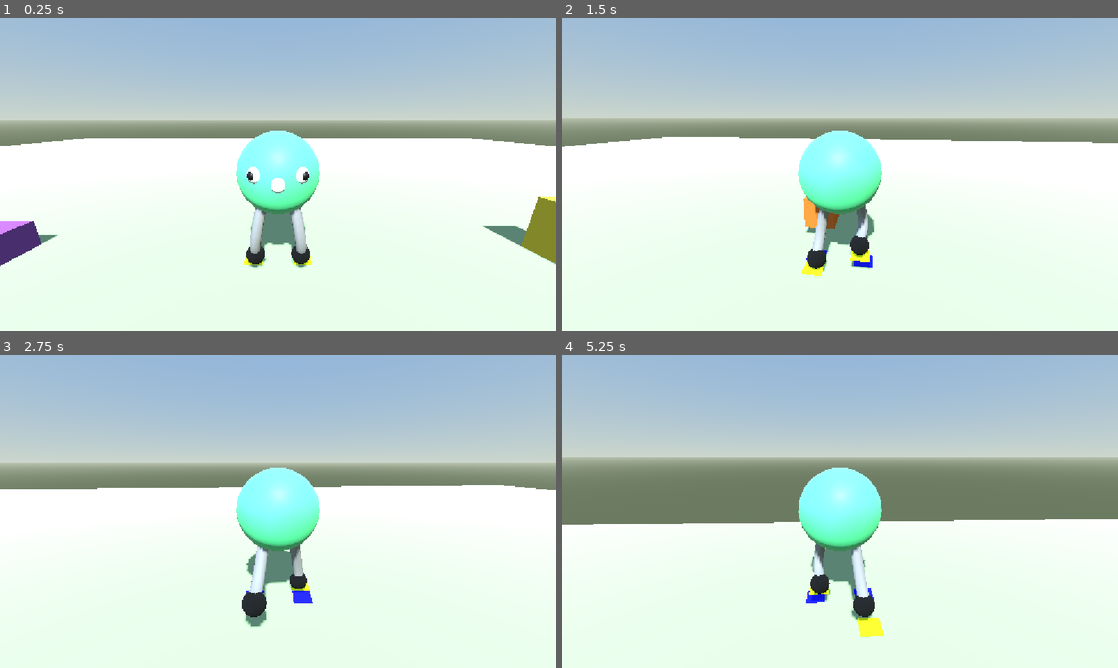
Above: before the commit, frames 1-4 (two rows, left to right).
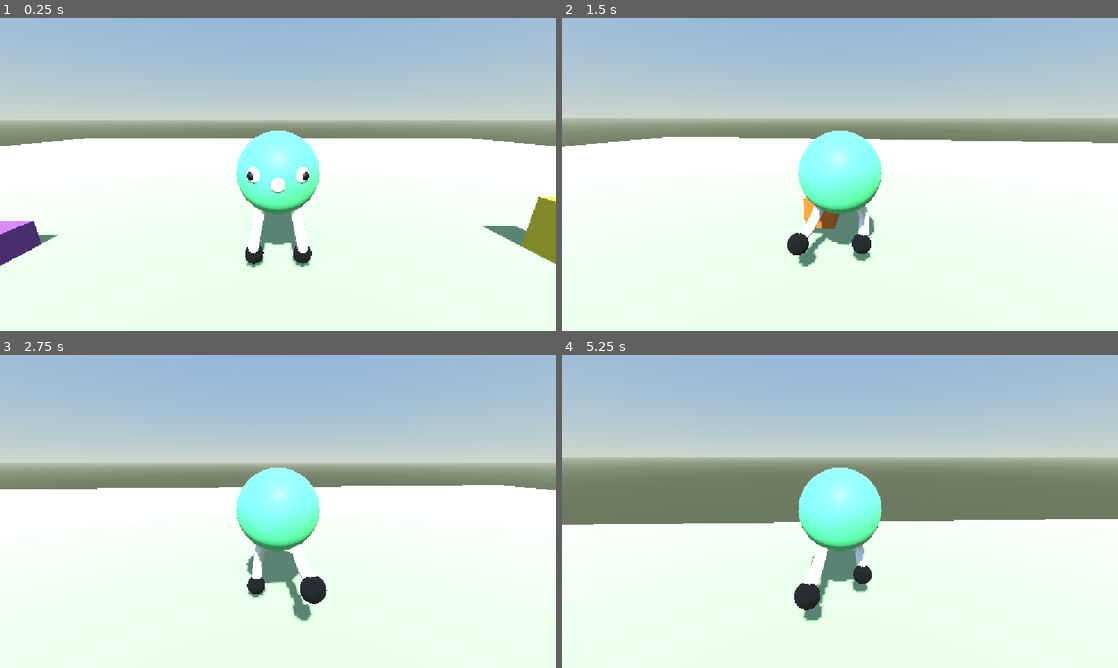
Above: after the commit, the same moments.

Repository: ar-bh/slingshot-boy
Game: Godot game, scene res://player/game.tscn
The game is run twice, just before and just after one commit, with the same random seed, the same clock (stepped at 60 frames per second) and the same inputs.
Inputs (mouse positions are in pixels of both pictures, inside the frame that each line leads up to):
- Up to frame 1 (0.25 s): no input
- Up to frame 2 (1.5 s): tap Enter at 0.5 s; move the mouse to (867, 174) at 0.52 s; hold W (move_forward) from 0.53 s (still down); tap Alt at 0.6 s; tap Space (jump) at 0.77 s; move the mouse to (812, 174) at 1.27 s; tap Shift at 1.35 s
- Up to frame 3 (2.75 s): keep holding W (move_forward); tap Space (jump) at 1.52 s; move the mouse to (289, 505) at 2.02 s; tap Alt at 2.1 s
- Up to frame 4 (5.25 s): keep holding W (move_forward); move the mouse to (834, 517) at 2.77 s; tap Shift at 2.85, 4.35 s; tap Space (jump) at 3.02, 3.77, 4.52 s; move the mouse to (878, 514) at 3.52 s; tap Alt at 3.6, 5.1 s; move the mouse to (795, 508) at 4.27 s; move the mouse to (845, 511) at 5.02 s

The runs differ from the first frame. In frame 1, 0.7% of the frame differs, in the area x 43-57%, y 60-81%; in frame 2, 1.4%; in frame 3, 1.6%; in frame 4, 1.8%, in the area x 41-58%, y 60-91%.

Commit message:
slightly buggy jumping + white legs

Diff:
--- a/player/legs.gd
+++ b/player/legs.gd
@@ -9,10 +9,18 @@
 @export var distance_threshold := 0.55
 @export var step_time := 0.12
 @export var step_height := 0.45
+@export var foot_spring := 10.0
+@export var foot_damping := 1
+@export var foot_gravity := 0
+
 
 var _left_tween: Tween
 var _right_tween: Tween
 var _step_left := true
+
+var _airborne := false
+var _left_foot_vel := Vector3.ZERO
+var _right_foot_vel := Vector3.ZERO
 
 var _thickness_applied := 999.0
 
@@ -42,7 +50,7 @@
 	left_foot_target.top_level = true
 	right_foot_target.top_level = true
 
-func _process(_delta: float) -> void:
+func _process(delta: float) -> void:
 	if Engine.is_editor_hint():
 		return
 
@@ -50,9 +58,18 @@
 	right_constant_pos = right_constant.global_position
 
 	var body := _character()
-	if body != null and not body.is_on_floor():
-		_release_feet()
-		return
+	var airborne := body != null and not body.is_on_floor()
+	if airborne:
+		if not _airborne:
+			_begin_flop(body)
+		_left_foot_vel = _flop_foot(left_foot_target, left_constant, _left_foot_vel, delta)
+		_right_foot_vel = _flop_foot(right_foot_target, right_constant, _right_foot_vel, delta)
+		_airborne = true
+		return
+	if _airborne:
+		_left_foot_vel = Vector3.ZERO
+		_right_foot_vel = Vector3.ZERO
+	_airborne = false
 
 	var left_busy := _left_tween != null and _left_tween.is_running()
 	var right_busy := _right_tween != null and _right_tween.is_running()
@@ -183,3 +200,27 @@
 	var inv := 1.0 / s
 	shoe.position = rest_pos * inv
 	shoe.scale = Vector3.ONE * inv
+
+func _begin_flop(body: CharacterBody3D) -> void:
+	if _left_tween != null:
+		_left_tween.kill()
+	if _right_tween != null:
+		_right_tween.kill()
+	var side := skeleton.global_basis.x
+	side.y = 0.0
+	if side.length_squared() > 0.0001:
+		side = side.normalized()
+	var carry := Vector3(body.velocity.x, 0.0, body.velocity.z)
+	_left_foot_vel = carry - side * 1.5
+	_right_foot_vel = carry + side * 1.5
+
+func _flop_foot(target: Marker3D, constant: Marker3D, vel: Vector3, delta: float) -> Vector3:
+	var pull := constant.global_position - target.global_position
+	vel += pull * foot_spring * delta
+	vel.y -= foot_gravity * delta
+	vel *= exp(-foot_damping * delta)
+	target.global_position += vel * delta
+	if target.global_position.y < 0.0:
+		target.global_position.y = 0.0
+		vel.y = maxf(vel.y, 0.0)
+	return vel
--- a/player/slingshot_boy.tscn
+++ b/player/slingshot_boy.tscn
@@ -19,6 +19,8 @@
 }
 point_count = 12
 
+[sub_resource type="StandardMaterial3D" id="StandardMaterial3D_ekwqv"]
+
 [sub_resource type="Curve3D" id="Curve3D_ekwqv"]
 _data = {
 "points": PackedVector3Array(0, 0, 0, 0, 0, 0, 0.318997, -0.387567, 0, 0, 0, 0, 0, 0, 0, 0.3683684, -0.62475145, 0.0831 …(536 unchanged characters)…
@@ -118,6 +120,9 @@
 [node name="Legs" type="Node3D" parent="SlingshotBody/Skeleton" unique_id=242506008]
 script = ExtResource("3_ekwqv")
 step_height = 0.25
+foot_spring = null
+foot_damping = null
+foot_gravity = null
 
 [node name="LeftPath" type="Path3D" parent="SlingshotBody/Skeleton/Legs" unique_id=1819692393]
 curve = SubResource("Curve3D_mn11d")
@@ -136,6 +141,7 @@
 path_u_distance = 1.0
 path_joined = false
 smooth_faces = true
+material = SubResource("StandardMaterial3D_ekwqv")
 
 [node name="RightPath" type="Path3D" parent="SlingshotBody/Skeleton/Legs" unique_id=1191380071]
 curve = SubResource("Curve3D_ekwqv")
@@ -154,10 +160,12 @@
 path_u_distance = 1.0
 path_joined = false
 smooth_faces = true
+material = SubResource("StandardMaterial3D_ekwqv")
 
 [node name="LeftFootTarget" type="Marker3D" parent="SlingshotBody/Skeleton" unique_id=955091862]
 unique_name_in_owner = true
 transform = Transform3D(1, 0, 0, 0, 1, 0, 0, 0, 1, -0.658, -2.452, 0.019)
+visible = false
 
 [node name="MeshInstance3D" type="MeshInstance3D" parent="SlingshotBody/Skeleton/LeftFootTarget" unique_id=55582352]
 mesh = SubResource("PlaneMesh_wqx6k")
@@ -168,6 +176,7 @@
 [node name="RightFootTarget" type="Marker3D" parent="SlingshotBody/Skeleton" unique_id=728896682]
 unique_name_in_owner = true
 transform = Transform3D(1, 0, 0, 0, 1, 0, 0, 0, 1, 0.658, -2.452, 0.019)
+visible = false
 
 [node name="MeshInstance3D" type="MeshInstance3D" parent="SlingshotBody/Skeleton/RightFootTarget" unique_id=531461323]
 mesh = SubResource("PlaneMesh_wqx6k")
@@ -203,6 +212,7 @@
 [node name="LeftConstant" type="Marker3D" parent="SlingshotBody/Skeleton" unique_id=1607106341]
 unique_name_in_owner = true
 transform = Transform3D(1, 0, 0, 0, 1, 0, 0, 0, 1, -0.658, -2.452, 0.019)
+visible = false
 
 [node name="MeshInstance3D" type="MeshInstance3D" parent="SlingshotBody/Skeleton/LeftConstant" unique_id=1109798055]
 mesh = SubResource("PlaneMesh_iemch")
Not shown: 2 places in player/slingshot_boy.tscn that only renumber resources
